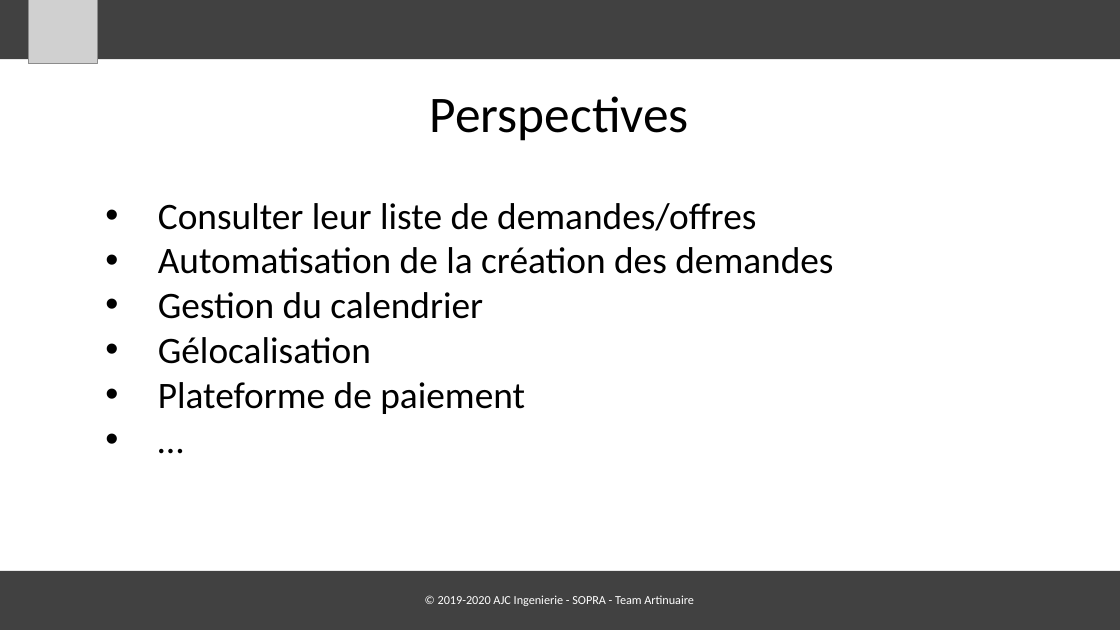
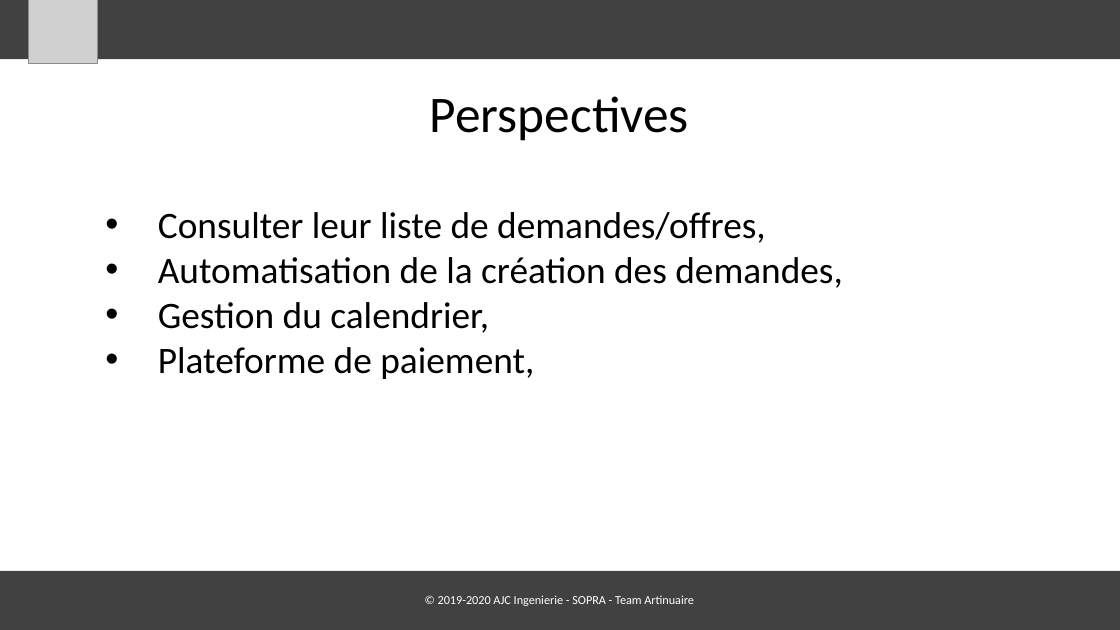
Before and after one commit to alredinor/diapo, a slide deck: slide 11 of alban.pptx. Drawn at 1120x630 pixels with LibreOffice and Linux fonts; fonts in the diff are those of the drawing; grey boxes stand for pictures. Boxes give left, top, right and bottom in pixels: in the first picture for what was removed or moved away, otherwise in the second. Text is boxed around its words. In the diff, an @@ line names an element or a change of style, - is before the commit and + after.

```diff
--- a/alban.pptx
+++ b/alban.pptx
@@ text at box(158, 212, 843, 379): text changed @@
-• Consulter leur liste de demandes/offres
-• Automatisation de la création des demandes
-• Gestion du calendrier
-• Gélocalisation
-• Plateforme de paiement
-• …
+• Consulter leur liste de demandes/offres,
+• Automatisation de la création des demandes,
+• Gestion du calendrier,
+• Plateforme de paiement,
```
Also in this commit, not shown: 3 other slides changed.
